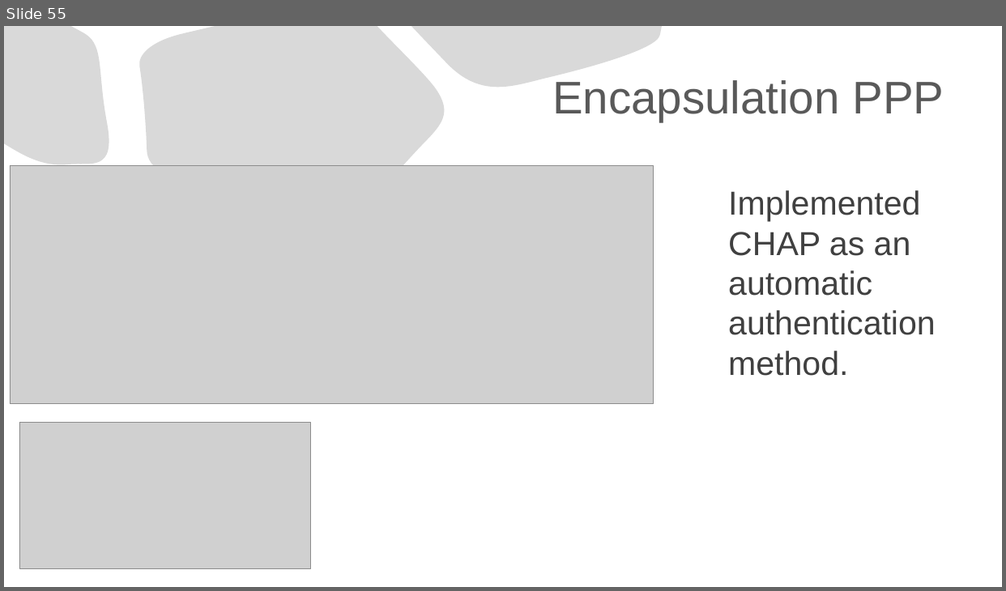
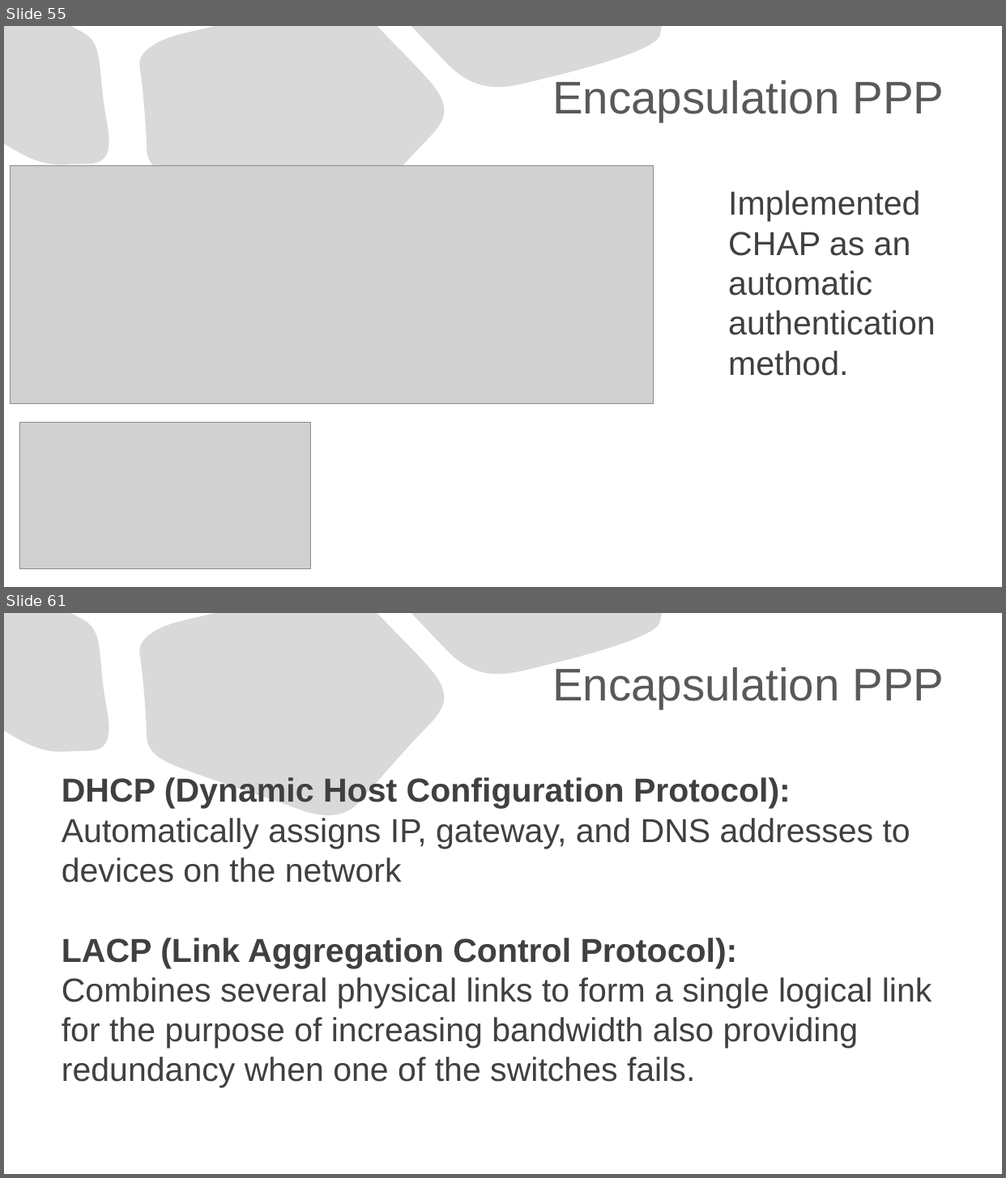
Before and after one commit to Advanced-Diploma-of-IT-Tel-Network-Eng/Assessments, a slide deck: TERM1-BLOCK1/2-ICTNWK541-Configure_Verify_Troubleshoot_WAN_links-IP_services/Assessmet_Task2/Task2/ICTNWK541 Assessment task.pptx. Shown one above the other, each under a label of ours: slide 55 before the commit, slides 55 and 61 after it; the slides between them are not shown. The pictures are 1006x591 and 1006x1178 pixels, drawn with LibreOffice and Linux fonts; fonts in the diff are those of the drawing; grey boxes stand for pictures. Boxes give left, top, right and bottom in pixels: in the first picture for what was removed or moved away, otherwise in the second. Text is boxed around its words. In the diff, an @@ line names an element or a change of style, - is before the commit and + after.

```diff
--- a/TERM1-BLOCK1/2-ICTNWK541-Configure_Verify_Troubleshoot_WAN_links-IP_services/Assessmet_Task2/Task2/ICTNWK541 Assessment task.pptx
+++ b/TERM1-BLOCK1/2-ICTNWK541-Configure_Verify_Troubleshoot_WAN_links-IP_services/Assessmet_Task2/Task2/ICTNWK541 Assessment task.pptx
@@ slide 61 added at bbox=[4, 613, 1002, 1174], background #FFFFFF; not listed: 3 template elements that a slide beside it also shows @@
@@ title added at bbox=[552, 667, 944, 709], 44 pt, text #595959 @@
+Encapsulation PPP
@@ text added at bbox=[62, 777, 932, 1088], 32 pt, text #404040 @@
+DHCP (Dynamic Host Configuration Protocol):
+Automatically assigns IP, gateway, and DNS addresses to devices on the network
+LACP (Link Aggregation Control Protocol):
+Combines several physical links to form a single logical link for the purpose of increasing bandwidth also providing redundancy when one of the switches fails.
```
Also in this commit, not shown: 10 other slides added.
